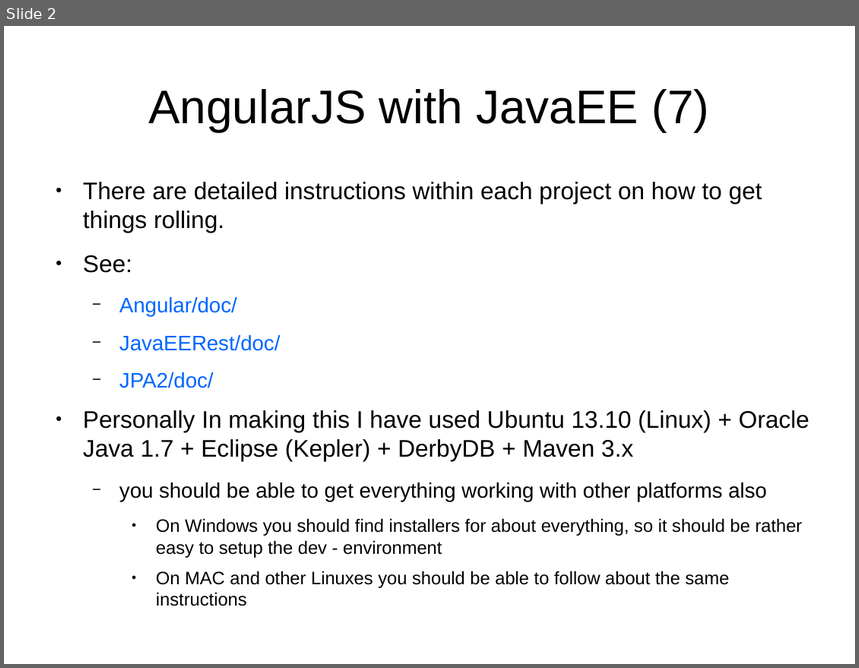
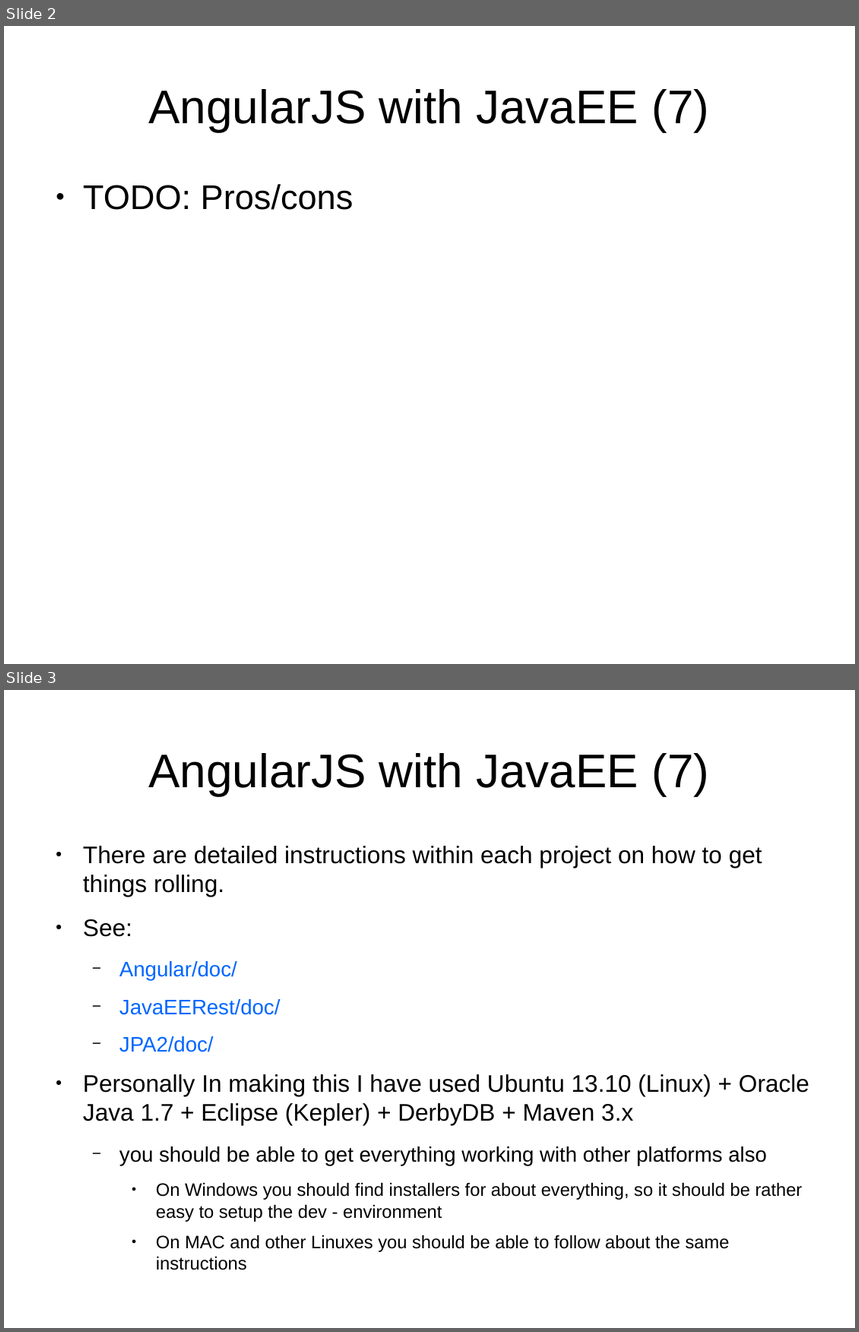
Before and after one commit to vmyrsky/ajeer, a slide deck: JavaEERest/doc/presentation.odp. Shown one above the other, each under a label of ours: slide 2 before the commit, slides 2 and 3 after it. The pictures are 859x668 and 859x1332 pixels, drawn with LibreOffice and Linux fonts; fonts in the diff are those of the drawing. Boxes give left, top, right and bottom in pixels: in the first picture for what was removed or moved away, otherwise in the second. Text is boxed around its words. In the diff, an @@ line names an element or a change of style, - is before the commit and + after.

Commit message:
TODO: pros/cons

```diff
--- a/JavaEERest/doc/presentation.odp
+++ b/JavaEERest/doc/presentation.odp
@@ slide 2 added at (4, 26, 855, 664), background #FFFFFF @@
@@ title added at (148, 89, 709, 132), 44 pt, text #000000 @@
+AngularJS with JavaEE (7)
@@ text added at (83, 184, 354, 210), 32 pt, text #000000 @@
+● TODO: Pros/cons
@@ what was slide 2 is now slide 3 @@
```
Also in this commit, not shown: 3 slides changed.
